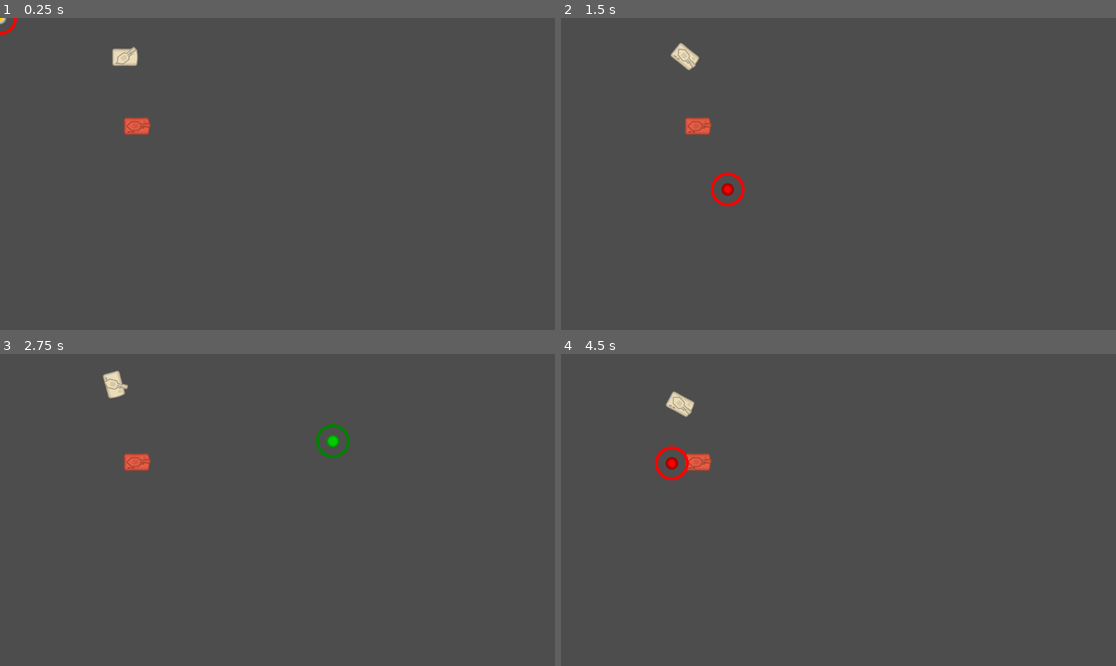
Above: before the commit, frames 1-4 (two rows, left to right).
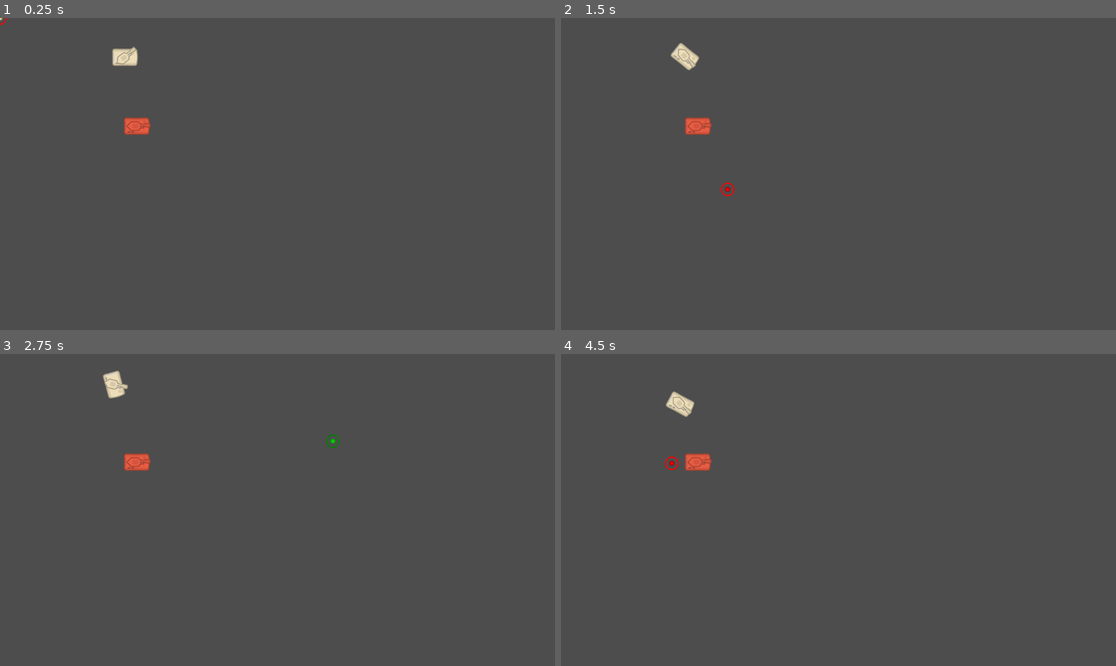
Above: after the commit, the same moments.

Repository: DStow/GodotTankGame
Game: Godot game, scene res://scenes/main.tscn
Two runs of this game, one before a commit and one after it. Both use one fixed random seed, a clock stepped at 60 frames per second and the inputs below.
Inputs (mouse positions are in pixels of both pictures, inside the frame that each line leads up to):
- Up to frame 1 (0.25 s): no input
- Up to frame 2 (1.5 s): tap Enter at 0.5 s; move the mouse to (960, 158) at 0.52 s; hold D (turn_right) 0.53-1.28 s; click (960, 158) at 0.67 s; move the mouse to (727, 189) at 1.27 s; hold S (drive_reverse) from 1.28 s (still down); click (727, 189) at 1.42 s
- Up to frame 3 (2.75 s): move the mouse to (333, 441) at 2.02 s; release S (drive_reverse) at 2.03 s; hold D (turn_right) from 2.03 s (still down); click (333, 441) at 2.17 s
- Up to frame 4 (4.5 s): move the mouse to (810, 572) at 2.77 s; release D (turn_right) at 2.78 s; hold W (drive_forward) 2.78-3.53 s; click (810, 572) at 2.92 s; move the mouse to (1005, 556) at 3.52 s; hold A (turn_left) from 3.53 s (still down); click (1005, 556) at 3.67 s; move the mouse to (672, 463) at 4.27 s; click (672, 463) at 4.42 s

The runs differ from the first frame. In frame 1, less than 0.1% of the frame differs, in the area x 0-4%, y 0-6%; in frame 2, 0.3%, in the area x 26-34%, y 49-61%; in frame 3, 0.2%; in frame 4, 0.3%.

Commit message:
Add a basic health component and colision for projectiles

Diff:
--- a/project.godot
+++ b/project.godot
@@ -22,6 +22,10 @@
 [autoload]
 
 ProjectileManager="*res://scripts/projectile_manager.gd"
+
+[global_group]
+
+projectile=""
 
 [input]
 
--- a/scenes/enemy_tank.tscn
+++ b/scenes/enemy_tank.tscn
@@ -4,10 +4,15 @@
 [ext_resource type="Texture2D" uid="uid://befhh1dsdev5u" path="res://assets/towerDefense_tile269.png" id="2_7jbgw"]
 [ext_resource type="Texture2D" uid="uid://clk82h7x5biwf" path="res://assets/towerDefense_tile292.png" id="3_muwb7"]
 [ext_resource type="Texture2D" uid="uid://b1nau22aapg66" path="res://assets/aimingLine.png" id="4_w7buc"]
+[ext_resource type="Script" uid="uid://dadh4ekudpb13" path="res://scripts/health_component.gd" id="6_cdaou"]
 [ext_resource type="Script" uid="uid://po85y1opaqrj" path="res://scripts/reload_component.gd" id="6_nfsb0"]
 
 [sub_resource type="RectangleShape2D" id="RectangleShape2D_mj5mm"]
 size = Vector2(99, 66)
+
+[sub_resource type="CapsuleShape2D" id="CapsuleShape2D_mj5mm"]
+radius = 36.0
+height = 104.0
 
 [node name="EnemyTank" type="CharacterBody2D" unique_id=756333197]
 collision_mask = 3
@@ -34,11 +39,24 @@
 [node name="LaserSpawnPosition" type="Marker2D" parent="Turret" unique_id=798096740]
 position = Vector2(28, 4)
 
+[node name="BodyCollisionBox" type="CollisionShape2D" parent="." unique_id=357153963]
+position = Vector2(0.5, 1)
+shape = SubResource("RectangleShape2D_mj5mm")
+
+[node name="Hitbox" type="Area2D" parent="." unique_id=1494597374]
+
+[node name="CollisionShape2D" type="CollisionShape2D" parent="Hitbox" unique_id=1371596638]
+rotation = 1.5707964
+shape = SubResource("CapsuleShape2D_mj5mm")
+
 [node name="ReloadComponent" type="Node" parent="." unique_id=228194387]
 script = ExtResource("6_nfsb0")
 reload_time = 0.6
 metadata/_custom_type_script = "uid://po85y1opaqrj"
 
-[node name="CollisionShape2D" type="CollisionShape2D" parent="." unique_id=357153963]
-position = Vector2(0.5, 1)
-shape = SubResource("RectangleShape2D_mj5mm")
+[node name="HealthComponent" type="Node" parent="." unique_id=1816430895]
+script = ExtResource("6_cdaou")
+max_health = 20
+
+[connection signal="area_entered" from="Hitbox" to="." method="_on_hitbox_area_entered"]
+[connection signal="no_health" from="HealthComponent" to="." method="_on_health_component_no_health"]
--- a/scenes/main.tscn
+++ b/scenes/main.tscn
@@ -19,3 +19,4 @@
 position = Vector2(567, 449)
 
 [node name="TargettingReticle" parent="." unique_id=446826365 instance=ExtResource("4_jyhfs")]
+scale = Vector2(0.4, 0.4)
--- a/scenes/projectile.tscn
+++ b/scenes/projectile.tscn
@@ -3,9 +3,17 @@
 [ext_resource type="Texture2D" uid="uid://ceor02gxx1sy" path="res://assets/towerDefense_tile272.png" id="1_a85iw"]
 [ext_resource type="Script" uid="uid://dqiaagmajkq3i" path="res://scripts/projectile.gd" id="1_qxf0c"]
 
-[node name="Projectile" type="Node2D"]
+[sub_resource type="CircleShape2D" id="CircleShape2D_q3m7n"]
+radius = 2.236068
+
+[node name="Projectile" type="Node2D" unique_id=90098706 groups=["projectile"]]
 script = ExtResource("1_qxf0c")
 
-[node name="Sprite2D" type="Sprite2D" parent="."]
+[node name="Sprite2D" type="Sprite2D" parent="." unique_id=1651480256]
 scale = Vector2(0.15, 0.15)
 texture = ExtResource("1_a85iw")
+
+[node name="Area2D" type="Area2D" parent="." unique_id=30815365]
+
+[node name="CollisionShape2D" type="CollisionShape2D" parent="Area2D" unique_id=1090256246]
+shape = SubResource("CircleShape2D_q3m7n")
--- a/scenes/tank.tscn
+++ b/scenes/tank.tscn
@@ -51,7 +51,7 @@
 
 [node name="ReloadComponent" type="Node" parent="." unique_id=228194387]
 script = ExtResource("6_i433e")
-reload_time = 0.6
+reload_time = 1.2
 metadata/_custom_type_script = "uid://po85y1opaqrj"
 
 [node name="CollisionShape2D" type="CollisionShape2D" parent="." unique_id=297523701]
--- a/scripts/enemy_tank.gd
+++ b/scripts/enemy_tank.gd
@@ -3,13 +3,14 @@
 @export var turn_speed: float = 0.9
 @export var turret_rotation_speed: float = 2.6
 
-var forward_velocity = 0
-var acceleration = 100
-var max_velocity = 150
+var forward_velocity: float = 0
+var acceleration: int = 100
+var max_velocity: int = 150
 
 var mouse_global_pos: Vector2 = Vector2.ZERO
 
 @onready var reload_component: ReloadComponent = $ReloadComponent
+@onready var health_component: HealthComponent = $HealthComponent
 
 # Called when the node enters the scene tree for the first time.
 func _ready() -> void:
@@ -19,3 +20,14 @@
 # Called every frame. 'delta' is the elapsed time since the previous frame.
 func _process(delta: float) -> void:
 	pass
+
+
+func _on_hitbox_area_entered(area: Area2D) -> void:
+	var parent: Node2D = area.get_parent()
+	if parent.is_in_group("projectile"):
+		var proj: Projectile = parent as Projectile
+		health_component.take_damage(proj.get_damage())
+		proj.splash()
+
+func _on_health_component_no_health() -> void:
+	queue_free()
--- /dev/null
+++ b/scripts/health_component.gd
@@ -0,0 +1,19 @@
+extends Node
+
+class_name HealthComponent
+
+@export var max_health: int
+
+var _current_health: int
+
+signal no_health
+
+func _ready() -> void:
+	_current_health = max_health
+
+func take_damage(damage: int) -> void:
+	_current_health -= damage
+	if _current_health < 0:
+		_current_health = 0
+		no_health.emit()
+	print("Current health is ", _current_health)
--- a/scripts/projectile.gd
+++ b/scripts/projectile.gd
@@ -2,8 +2,10 @@
 
 class_name Projectile
 
-var speed = 150
+var speed: float = 500
+var _damage: int = 8
 
+@onready var collision_area: Area2D = $Area2D
 
 # Called when the node enters the scene tree for the first time.
 func _ready() -> void:
@@ -11,5 +13,13 @@
 
 # Called every frame. 'delta' is the elapsed time since the previous frame.
 func _process(delta: float) -> void:
-	var motion_vector = Vector2(speed, 0).rotated(rotation)
+	var motion_vector: Vector2 = Vector2(speed, 0).rotated(rotation)
 	position += motion_vector * delta
+
+func splash() -> void:
+	print("Splashing a projectile...")
+	collision_area.set_deferred("monitorable", false)
+	queue_free()
+
+func get_damage() -> int:
+	return _damage
--- a/scripts/targetting_reticle.gd
+++ b/scripts/targetting_reticle.gd
@@ -13,7 +13,7 @@
 
 
 func _process(delta: float) -> void:
-	if global_position != _mouse_global_pos:
+	if global_position != _mouse_global_pos or _reload_component.is_reloading():
 		queue_redraw()
 
 	global_position = _mouse_global_pos
Not shown, added: scripts/health_component.gd.uid
